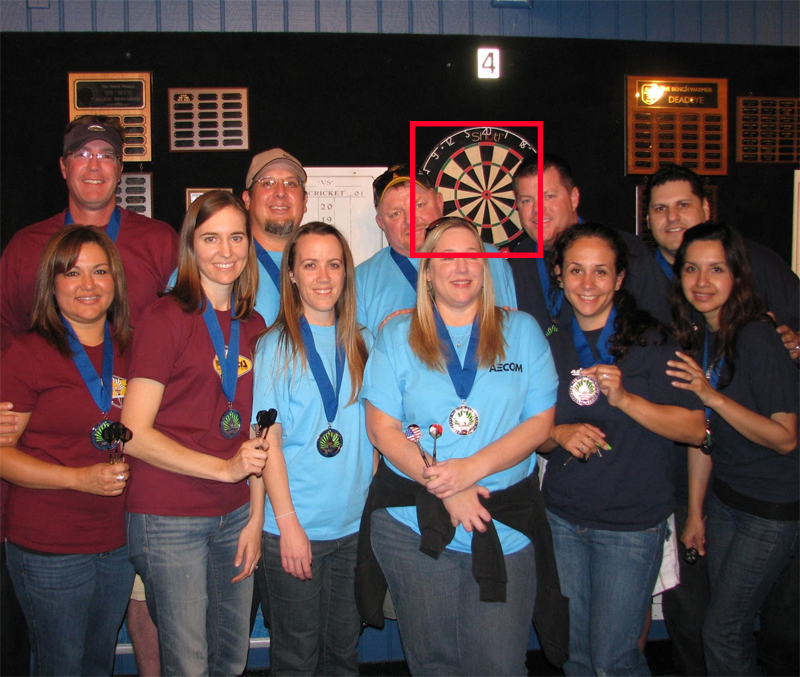
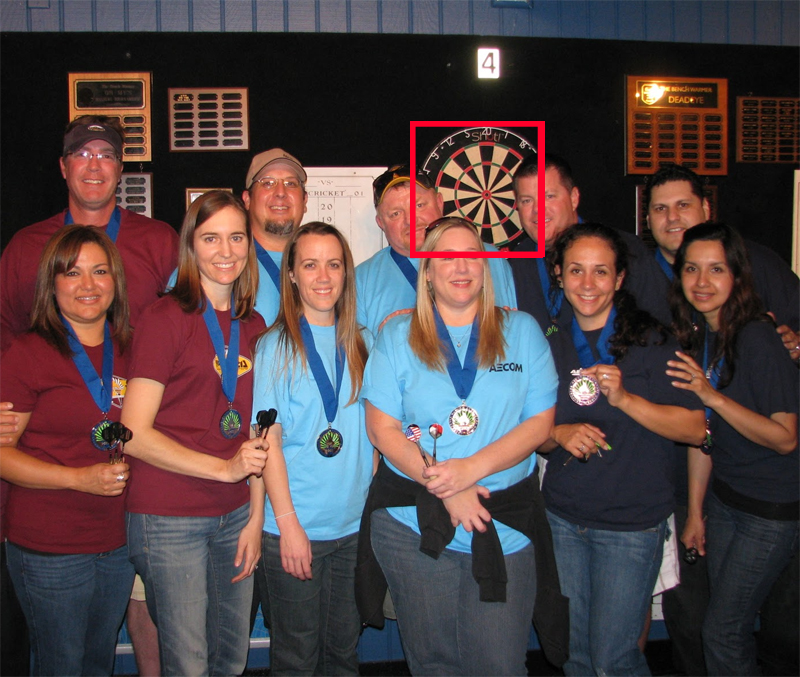
Comparing the layer stacks of the two (800, 677) images. Changes:
added layer "Shape 2" above "Shape 1" over <box>415,121,545,257</box>
